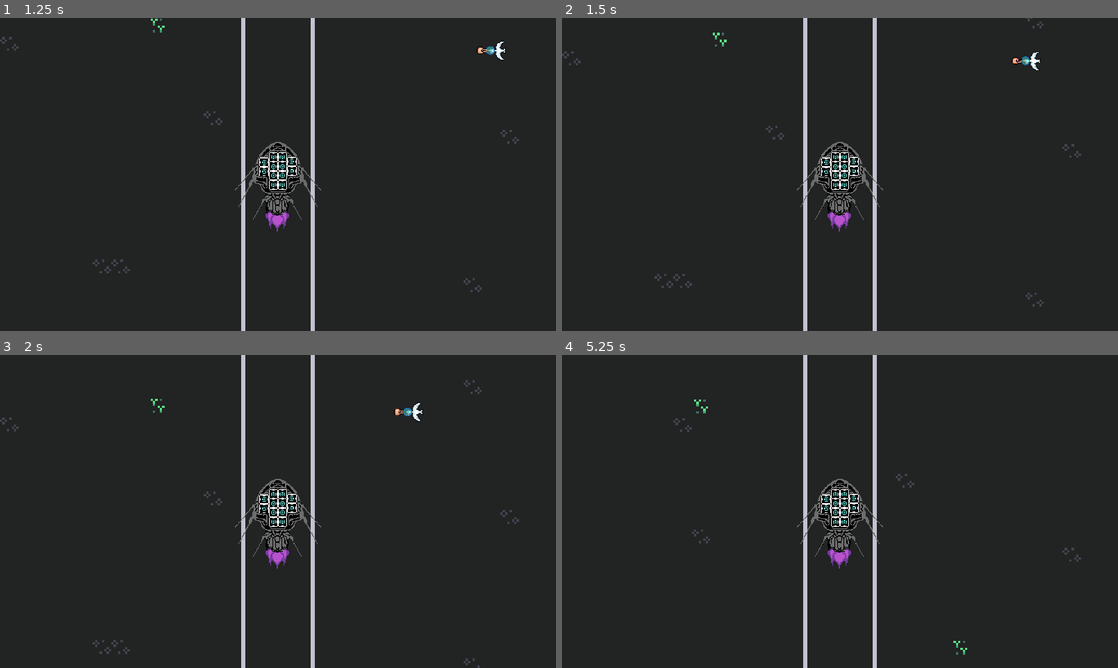
Above: before the commit, frames 1-4 (two rows, left to right).
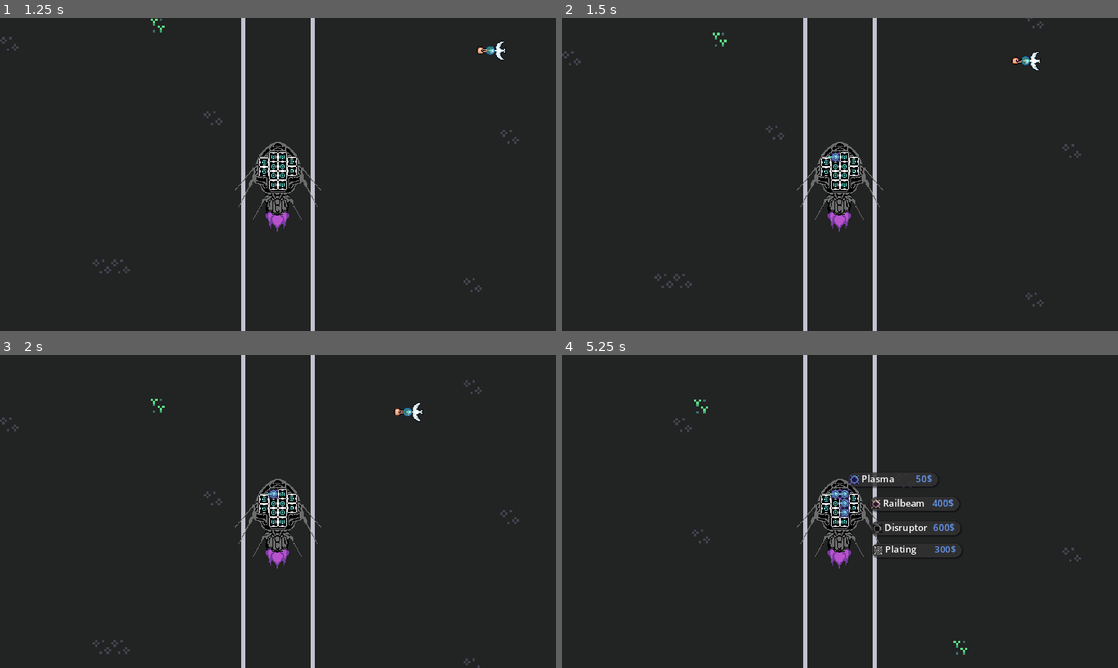
Above: after the commit, the same moments.

Repository: colinbellino/ludum-dare-53
Game: Godot game, scene res://game/main_menu/TitleUI.tscn
The game is run twice, just before and just after one commit, with the same random seed, the same clock (stepped at 60 frames per second) and the same inputs. Sound files missing from this copy of the repository are replaced by a short silence.
Inputs (mouse positions are in pixels of both pictures, inside the frame that each line leads up to):
- Up to frame 1 (1.25 s): click "Start" at 0.5 s
- Up to frame 2 (1.5 s): tap Enter (ui_accept) at 1.25 s; move the mouse to (834, 155) at 1.27 s; press the mouse at (834, 155) at 1.28 s
- Up to frame 3 (2 s): tap Enter (ui_accept) at 1.52 s
- Up to frame 4 (5.25 s): move the mouse to (845, 492) at 2.02 s; release the mouse at (845, 492) at 2.03 s; tap Shift at 2.1, 3.6, 5.1 s; click (845, 492) at 2.17 s; tap Enter (ui_accept) at 2.27, 3.77, 4.52 s; move the mouse to (834, 502) at 2.77 s; press the mouse at (834, 502) at 2.78 s; move the mouse to (845, 502) at 3.52 s; release the mouse at (845, 502) at 3.53 s; click (845, 502) at 3.67 s; move the mouse to (845, 511) at 4.27 s; press the mouse at (845, 511) at 4.28 s; move the mouse to (834, 511) at 5.02 s; release the mouse at (834, 511) at 5.03 s; click (834, 511) at 5.17 s

Frame 1 is identical in both runs. In frame 2, less than 0.1% of the frame differs, in the area x 47-50%, y 42-46%; in frame 3, less than 0.1%; in frame 4, 1.0%, in the area x 48-71%, y 37-66%.

Commit message:
Hook up UI

Diff:
--- /dev/null
+++ b/game/ship/ConstructedSlotUI.gd
@@ -0,0 +1,17 @@
+extends Node2D
+
+signal action_pressed(action, meta)
+
+func _ready():
+	for child in get_children():
+		child.pressed.connect(self.emit_action.bind(child.action, child.meta))
+
+	get_viewport().connect("gui_focus_changed", self.on_focus_changed)
+
+func on_focus_changed(new_focus):
+	if not is_ancestor_of(new_focus):
+		queue_free()
+
+func emit_action(action:String, meta = null):
+	emit_signal("action_pressed", action, meta)
+	queue_free()
--- a/game/ship/ConstructedSlotUI.tscn
+++ b/game/ship/ConstructedSlotUI.tscn
@@ -1,13 +1,12 @@
-[gd_scene load_steps=3 format=3 uid="uid://codofwr6sw1s3"]
+[gd_scene load_steps=3 format=3 uid="uid://b4yyoo1irqmu6"]
 
-[ext_resource type="Script" path="res://game/ship/ShipSlotUI.gd" id="1_jxpph"]
+[ext_resource type="Script" path="res://game/ship/ConstructedSlotUI.gd" id="1_r3563"]
 [ext_resource type="PackedScene" uid="uid://bi5t10q702fd4" path="res://game/ship/slot_action_button.tscn" id="2_rtrqw"]
 
 [node name="ShipSlotUI" type="Node2D"]
-script = ExtResource("1_jxpph")
+script = ExtResource("1_r3563")
 
 [node name="SlotActionButton" parent="." instance=ExtResource("2_rtrqw")]
-self_modulate = Color(0.231373, 0.231373, 0.231373, 0.839216)
 offset_left = 22.0
 offset_top = -69.0
 offset_right = 177.0
@@ -17,7 +16,6 @@
 action = "sell"
 
 [node name="SlotActionButton2" parent="." instance=ExtResource("2_rtrqw")]
-self_modulate = Color(0.231373, 0.231373, 0.231373, 0.839216)
 offset_left = 59.0
 offset_top = -27.0
 offset_right = 214.0
@@ -27,7 +25,6 @@
 action = "repair"
 
 [node name="SlotActionButton3" parent="." instance=ExtResource("2_rtrqw")]
-self_modulate = Color(0.231373, 0.231373, 0.231373, 0.839216)
 offset_left = 59.0
 offset_top = 18.0
 offset_right = 214.0
--- /dev/null
+++ b/game/ship/EmptySlotUI.gd
@@ -0,0 +1,21 @@
+extends Node2D
+
+signal action_pressed(action, meta)
+
+func _ready():
+	for child in get_children():
+		child.pressed.connect(self.emit_action.bind(child.action, child.meta))
+
+	if GameData.level:
+		$Cargo.visible = (GameData.level.state == Level.LevelStates.CHECKPOINT)
+		$DangerCargo.visible = (GameData.level.state == Level.LevelStates.CHECKPOINT)
+
+	get_viewport().connect("gui_focus_changed", self.on_focus_changed)
+
+func on_focus_changed(new_focus):
+	if not is_ancestor_of(new_focus):
+		queue_free()
+
+func emit_action(action:String, meta = null):
+	emit_signal("action_pressed", action, meta)
+	queue_free()
--- a/game/ship/EmptySlotUI.tscn
+++ b/game/ship/EmptySlotUI.tscn
@@ -1,8 +1,12 @@
-[gd_scene load_steps=10 format=3 uid="uid://eh0jjv0kktfj"]
+[gd_scene load_steps=14 format=3 uid="uid://dr5vof8fbp5r7"]
 
-[ext_resource type="Script" path="res://game/ship/ShipSlotUI.gd" id="1_akjn5"]
+[ext_resource type="Script" path="res://game/ship/EmptySlotUI.gd" id="1_shr7f"]
 [ext_resource type="PackedScene" uid="uid://bi5t10q702fd4" path="res://game/ship/slot_action_button.tscn" id="2_jsqkk"]
 [ext_resource type="Texture2D" uid="uid://dxf0gvfd80vlt" path="res://assets/sprites/cart/misc/ss_ship_misc.png" id="3_mxlek"]
+[ext_resource type="PackedScene" uid="uid://mntot2ajrptc" path="res://game/turrets/PlasmaTurret.tscn" id="4_owwvp"]
+[ext_resource type="PackedScene" uid="uid://dwxaob5dlen7i" path="res://game/turrets/RailbeamTurret.tscn" id="5_nlgx1"]
+[ext_resource type="PackedScene" uid="uid://c3yprcxl05tyq" path="res://game/turrets/DisruptorTurret.tscn" id="6_jwl3o"]
+[ext_resource type="PackedScene" uid="uid://myfl6qelpm1c" path="res://game/turrets/Plating.tscn" id="7_yihpi"]
 
 [sub_resource type="AtlasTexture" id="AtlasTexture_8xabg"]
 atlas = ExtResource("3_mxlek")
@@ -29,29 +33,28 @@
 region = Rect2(32, 32, 16, 16)
 
 [node name="ShipSlotUI" type="Node2D"]
-script = ExtResource("1_akjn5")
+script = ExtResource("1_shr7f")
 
 [node name="SlotActionButton" parent="." instance=ExtResource("2_jsqkk")]
-self_modulate = Color(0.231373, 0.231373, 0.231373, 0.839216)
 offset_left = 22.0
 offset_top = -69.0
 offset_right = 177.0
 offset_bottom = -45.0
 icon = SubResource("AtlasTexture_8xabg")
 label = "Plasma"
+meta = ExtResource("4_owwvp")
 
 [node name="SlotActionButton2" parent="." instance=ExtResource("2_jsqkk")]
-self_modulate = Color(0.231373, 0.231373, 0.231373, 0.839216)
 offset_left = 59.0
 offset_top = -27.0
 offset_right = 214.0
 offset_bottom = -3.0
 icon = SubResource("AtlasTexture_x6kl4")
-label = "Railgun"
+label = "Railbeam"
 cost = 400
+meta = ExtResource("5_nlgx1")
 
 [node name="SlotActionButton3" parent="." instance=ExtResource("2_jsqkk")]
-self_modulate = Color(0.231373, 0.231373, 0.231373, 0.839216)
 offset_left = 61.0
 offset_top = 15.0
 offset_right = 216.0
@@ -59,9 +62,9 @@
 icon = SubResource("AtlasTexture_jgqtx")
 label = "Disruptor"
 cost = 600
+meta = ExtResource("6_jwl3o")
 
 [node name="SlotActionButton4" parent="." instance=ExtResource("2_jsqkk")]
-self_modulate = Color(0.231373, 0.231373, 0.231373, 0.839216)
 offset_left = 63.0
 offset_top = 53.0
 offset_right = 218.0
@@ -69,8 +72,9 @@
 icon = SubResource("AtlasTexture_tasyj")
 label = "Plating"
 cost = 300
+meta = ExtResource("7_yihpi")
 
-[node name="SlotActionButton5" parent="." instance=ExtResource("2_jsqkk")]
+[node name="Cargo" parent="." instance=ExtResource("2_jsqkk")]
 self_modulate = Color(0.0392157, 0.403922, 0.258824, 0.839216)
 offset_left = 22.0
 offset_top = 91.0
@@ -81,7 +85,7 @@
 bg_color = Color(0.0392157, 0.403922, 0.258824, 0.839216)
 value = 200
 
-[node name="SlotActionButton6" parent="." instance=ExtResource("2_jsqkk")]
+[node name="DangerCargo" parent="." instance=ExtResource("2_jsqkk")]
 self_modulate = Color(0.647059, 0, 0.101961, 0.839216)
 offset_left = 19.0
 offset_top = 146.0
--- a/game/ship/Ship.gd
+++ b/game/ship/Ship.gd
@@ -7,28 +7,29 @@
 var current_ui_node = null
 
 func _ready():
-	for child in get_children():
-		if child is ShipSlot:
-			child.connect("selected", self.on_slot_selected.bind(child))
+	for node in get_tree().get_nodes_in_group("Selectable"):
+		if is_ancestor_of(node) and node is ShipSlot:
+			node.connect("selected", self.on_slot_selected.bind(node))
 
 func _process(delta):
 	position += movement_speed * movement_mult * delta
 
 func on_slot_selected(slot:ShipSlot):
-	if current_ui_node:
+	if current_ui_node and is_instance_valid(current_ui_node):
 		current_ui_node.free()
 		current_ui_node = null
 
-	var ui_scene = $ConstructMenu if slot.current_structure else $RepairMenu
-	var node = ui_scene.instantiate()
+	var ui_scene : InstancePlaceholder = %ConstructMenu if not slot.current_structure else %RepairMenu
+	var node = ui_scene.create_instance()
+	node.global_position = slot.global_position
+	node.action_pressed.connect(self.player_action.bind(slot))
+	current_ui_node = node
 
-	node.action_pressed.connect(self.player_action.bind(slot))
-
-func player_action(target:ShipSlot, action_name:String, meta = null):
+func player_action(action_name:String, meta, target:ShipSlot):
 	var old_structure = target.current_structure
 	var old_health = target.health
 	match action_name:
-		"buy":
+		"build":
 			target.build_structure(meta)
 		"sell":
-			target.tear_down_structure()
+			target.clear()
--- a/game/ship/Ship.tscn
+++ b/game/ship/Ship.tscn
@@ -14,12 +14,6 @@
 
 [node name="Ship" type="Node2D"]
 script = ExtResource("1_p4bv2")
-
-[node name="RepairMenu" parent="." instance_placeholder="res://game/ship/ConstructedSlotUI.tscn"]
-position = Vector2(85, 165)
-
-[node name="ConstructMenu" parent="." instance_placeholder="res://game/ship/EmptySlotUI.tscn"]
-position = Vector2(81, -189)
 
 [node name="Sprite2D" type="Sprite2D" parent="."]
 position = Vector2(0, 1)
@@ -66,3 +60,11 @@
 texture = SubResource("AtlasTexture_j7t37")
 
 [node name="Camera2D" type="Camera2D" parent="."]
+
+[node name="ConstructMenu" parent="." instance_placeholder="res://game/ship/EmptySlotUI.tscn"]
+unique_name_in_owner = true
+position = Vector2(81, -189)
+
+[node name="RepairMenu" parent="." instance_placeholder="res://game/ship/ConstructedSlotUI.tscn"]
+unique_name_in_owner = true
+position = Vector2(85, 165)
--- a/game/ship/ShipSlot.gd
+++ b/game/ship/ShipSlot.gd
@@ -1,5 +1,5 @@
 class_name ShipSlot
-extends StaticBody2D
+extends Area2D
 
 signal selected()
 
@@ -21,13 +21,12 @@
 	current_structure = new_structure
 	current_structure_node = current_structure.instantiate()
 	add_child(current_structure_node)
-	$CollisionShape2D.disabled = false
 
 func clear():
 	if current_structure_node and is_instance_valid(current_structure_node):
 		current_structure_node.free()
 		current_structure_node = null
-		$CollisionShape2D.disabled = true
+	current_structure = null
 
 func deselect():
 	is_selected = false
--- a/game/ship/ShipSlot.tscn
+++ b/game/ship/ShipSlot.tscn
@@ -3,21 +3,20 @@
 [ext_resource type="Script" path="res://game/ship/ShipSlot.gd" id="1_u6qth"]
 [ext_resource type="Texture2D" uid="uid://dxf0gvfd80vlt" path="res://assets/sprites/cart/misc/ss_ship_misc.png" id="2_nwp01"]
 
-[sub_resource type="RectangleShape2D" id="RectangleShape2D_d2dm5"]
-size = Vector2(16, 16)
-
 [sub_resource type="AtlasTexture" id="AtlasTexture_lvllh"]
 atlas = ExtResource("2_nwp01")
 region = Rect2(0, 0, 16, 16)
 
-[node name="ShipSlot" type="StaticBody2D"]
+[sub_resource type="RectangleShape2D" id="RectangleShape2D_d2dm5"]
+size = Vector2(16, 16)
+
+[node name="ShipSlot" type="Area2D"]
 collision_layer = 2
 collision_mask = 13
 script = ExtResource("1_u6qth")
 
+[node name="Sprite2D" type="Sprite2D" parent="."]
+texture = SubResource("AtlasTexture_lvllh")
+
 [node name="CollisionShape2D" type="CollisionShape2D" parent="."]
 shape = SubResource("RectangleShape2D_d2dm5")
-disabled = true
-
-[node name="Sprite2D" type="Sprite2D" parent="."]
-texture = SubResource("AtlasTexture_lvllh")
--- a/game/ship/ShipSlotUI.gd
+++ /dev/null
@@ -1,11 +0,0 @@
-extends Node2D
-
-signal action_pressed(action, meta)
-
-func _ready():
-	for child in get_children():
-		child.clicked.connect(self.emit_action.bind(child.action, child.meta))
-
-func emit_action(action:String, meta = null):
-	emit_signal("action_pressed", action, meta)
-	queue_free()
--- a/game/ship/slot_action_button.gd
+++ b/game/ship/slot_action_button.gd
@@ -3,32 +3,32 @@
 
 signal pressed()
 
-func _input(event):
+func _gui_input(event):
 	if has_focus() or event is InputEventMouse:
 		if event.is_action_released("ui_accept") or event.is_action_released("mouse_left"):
 			pressed.emit()
 
 @export var icon : Texture:
-	set(value):
-		icon = value
+	set(val):
+		icon = val
 		upd()
 
 @export var label := "":
-	set(value):
-		label = value
+	set(val):
+		label = val
 		upd()
 
 @export var cost := 50:
-	set(value):
-		cost = value
+	set(val):
+		cost = val
 		upd()
 
 @export var action := "build"
 @export var meta : Resource
 
 @export var bg_color := Color("3b3b3bd6"):
-	set(value):
-		bg_color = value
+	set(val):
+		bg_color = val
 		upd()
 
 @export var value := 0:
--- a/game/ship/slot_action_button.tscn
+++ b/game/ship/slot_action_button.tscn
@@ -1,7 +1,6 @@
-[gd_scene load_steps=5 format=3 uid="uid://bi5t10q702fd4"]
+[gd_scene load_steps=3 format=3 uid="uid://bi5t10q702fd4"]
 
 [ext_resource type="Script" path="res://game/ship/slot_action_button.gd" id="1_1ygea"]
-[ext_resource type="Texture2D" uid="uid://dxf0gvfd80vlt" path="res://assets/sprites/cart/misc/ss_ship_misc.png" id="1_vl5h2"]
 
 [sub_resource type="StyleBoxFlat" id="StyleBoxFlat_03h2a"]
 bg_color = Color(1, 1, 1, 0.839216)
@@ -14,11 +13,8 @@
 shadow_offset = Vector2(1, 1)
 anti_aliasing = false
 
-[sub_resource type="AtlasTexture" id="AtlasTexture_hjp36"]
-atlas = ExtResource("1_vl5h2")
-region = Rect2(0, 80, 16, 16)
-
 [node name="SlotActionButton" type="Panel"]
+self_modulate = Color(0.231373, 0.231373, 0.231373, 0.839216)
 offset_right = 155.0
 offset_bottom = 24.0
 focus_mode = 2
@@ -40,7 +36,6 @@
 [node name="Icon" type="TextureRect" parent="Layout"]
 unique_name_in_owner = true
 layout_mode = 2
-texture = SubResource("AtlasTexture_hjp36")
 stretch_mode = 3
 
 [node name="VBoxContainer" type="VBoxContainer" parent="Layout"]
@@ -54,14 +49,13 @@
 [node name="Label" type="Label" parent="Layout/VBoxContainer/HBoxContainer"]
 unique_name_in_owner = true
 layout_mode = 2
-text = "Plasma"
 
 [node name="Cost" type="Label" parent="Layout/VBoxContainer/HBoxContainer"]
 unique_name_in_owner = true
 layout_mode = 2
 size_flags_horizontal = 10
-theme_override_colors/font_color = Color(0.607843, 0.113725, 0.0588235, 1)
-text = "-50$"
+theme_override_colors/font_color = Color(0.392157, 0.584314, 0.929412, 1)
+text = "50$"
 
 [node name="Extra" type="HBoxContainer" parent="Layout/VBoxContainer"]
 unique_name_in_owner = true
--- /dev/null
+++ b/game/turrets/Plating.tscn
@@ -0,0 +1,42 @@
+[gd_scene load_steps=6 format=3 uid="uid://myfl6qelpm1c"]
+
+[ext_resource type="Script" path="res://game/turrets/BaseTurret.gd" id="1_yw1v3"]
+[ext_resource type="Texture2D" uid="uid://dxf0gvfd80vlt" path="res://assets/sprites/cart/misc/ss_ship_misc.png" id="6_snh7v"]
+
+[sub_resource type="Animation" id="Animation_qucwf"]
+resource_name = "Fire"
+length = 0.2
+step = 0.01
+
+[sub_resource type="Animation" id="Animation_vh3j6"]
+length = 0.001
+
+[sub_resource type="AnimationLibrary" id="AnimationLibrary_ar1k4"]
+_data = {
+"Fire": SubResource("Animation_qucwf"),
+"RESET": SubResource("Animation_vh3j6")
+}
+
+[node name="PlasmaTurret" type="Node2D"]
+script = ExtResource("1_yw1v3")
+fire_rate = 0.0
+hitpoints = 200.0
+damage = 0.0
+
+[node name="Base" type="Sprite2D" parent="."]
+texture = ExtResource("6_snh7v")
+region_enabled = true
+region_rect = Rect2(48, 80, 16, 16)
+
+[node name="Turret" type="Node2D" parent="."]
+unique_name_in_owner = true
+
+[node name="BulletSpawnPosition" type="Marker2D" parent="Turret"]
+unique_name_in_owner = true
+position = Vector2(-10, 0)
+
+[node name="AnimationPlayer" type="AnimationPlayer" parent="."]
+autoplay = "Fire"
+libraries = {
+"": SubResource("AnimationLibrary_ar1k4")
+}
